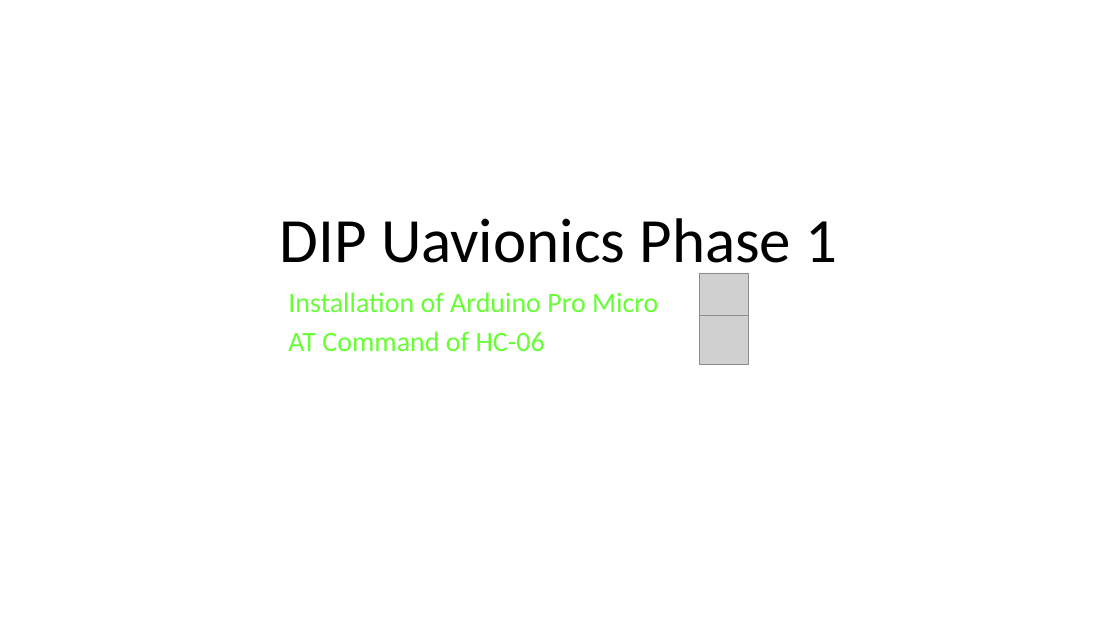
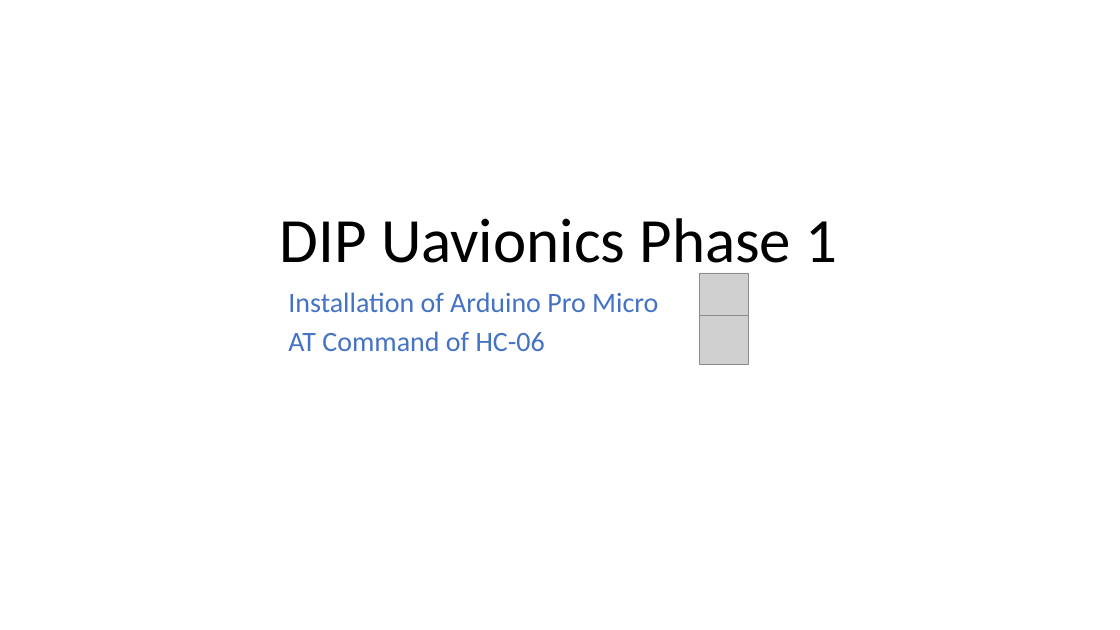
Before and after one commit to ChuaKengPeng/DIP2017, a slide deck: slide 1 of DIP_Phase_1_Lab_Manuals/DIP Lab Manual for Phase 1.pptx. Drawn at 1120x630 pixels with LibreOffice and Linux fonts; fonts in the diff are those of the drawing; grey boxes stand for pictures. Boxes give left, top, right and bottom in pixels: in the first picture for what was removed or moved away, otherwise in the second. Text is boxed around its words. In the diff, an @@ line names an element or a change of style, - is before the commit and + after.

Commit message:
Files for DIP Phase 1

```diff
--- a/DIP_Phase_1_Lab_Manuals/DIP Lab Manual for Phase 1.pptx
+++ b/DIP_Phase_1_Lab_Manuals/DIP Lab Manual for Phase 1.pptx
@@ text "Installation of Arduino Pro Micro" at bbox=[288, 292, 658, 351]: text colour #66FF33 to #4472C4 @@
```
Also in this commit, not shown: 11 other slides changed, 2 slides removed, 2 other files.
